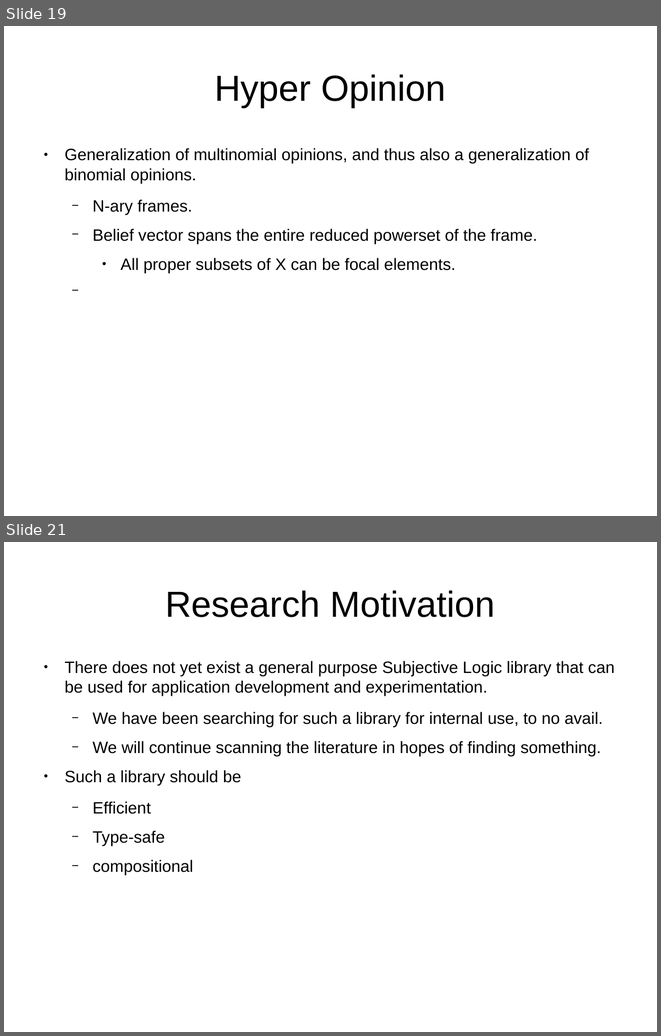
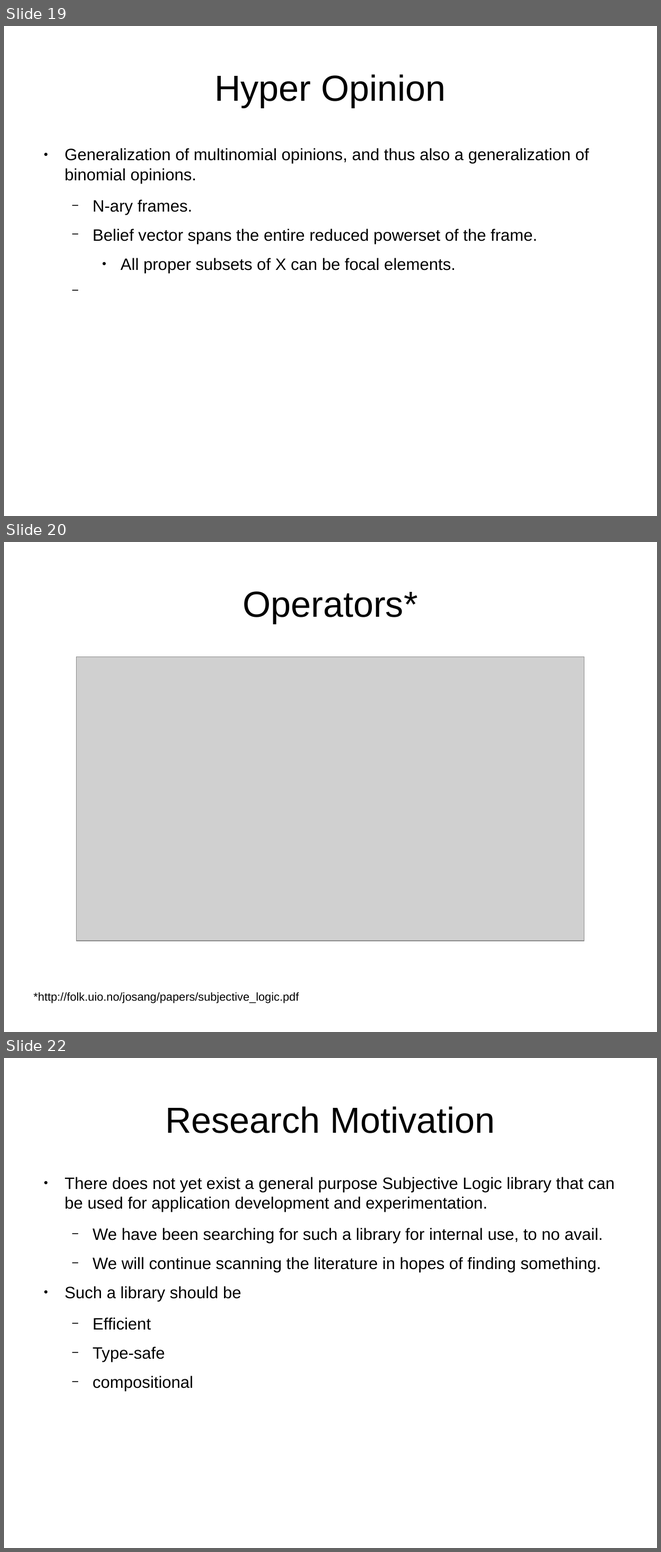
Before and after one commit to bstamour/SLHS, a slide deck: docs/proposal-from-bob.odp. Shown one above the other, each under a label of ours: slides 19 and 21 before the commit, slides 19, 20 and 22 after it; the slides between them are not shown. The pictures are 661x1036 and 661x1552 pixels, drawn with LibreOffice and Linux fonts; fonts in the diff are those of the drawing; grey boxes stand for pictures. Boxes give left, top, right and bottom in pixels: in the first picture for what was removed or moved away, otherwise in the second. Text is boxed around its words. In the diff, an @@ line names an element or a change of style, - is before the commit and + after.

Commit message:
added operator table.

```diff
--- a/docs/proposal-from-bob.odp
+++ b/docs/proposal-from-bob.odp
@@ slide 20 added at [4, 542, 657, 1032], background #FFFFFF @@
@@ title added at [243, 591, 418, 623], 44 pt, text #000000 @@
+Operators*
@@ picture added at [76, 656, 584, 940] @@
@@ text added at [34, 992, 299, 1003], 14 pt, text #000000 @@
+*http://folk.uio.no/josang/papers/subjective_logic.pdf
@@ what was slide 21 is now slide 22 @@
```
Also in this commit, not shown: 1 other slide added, 1 slide removed.
